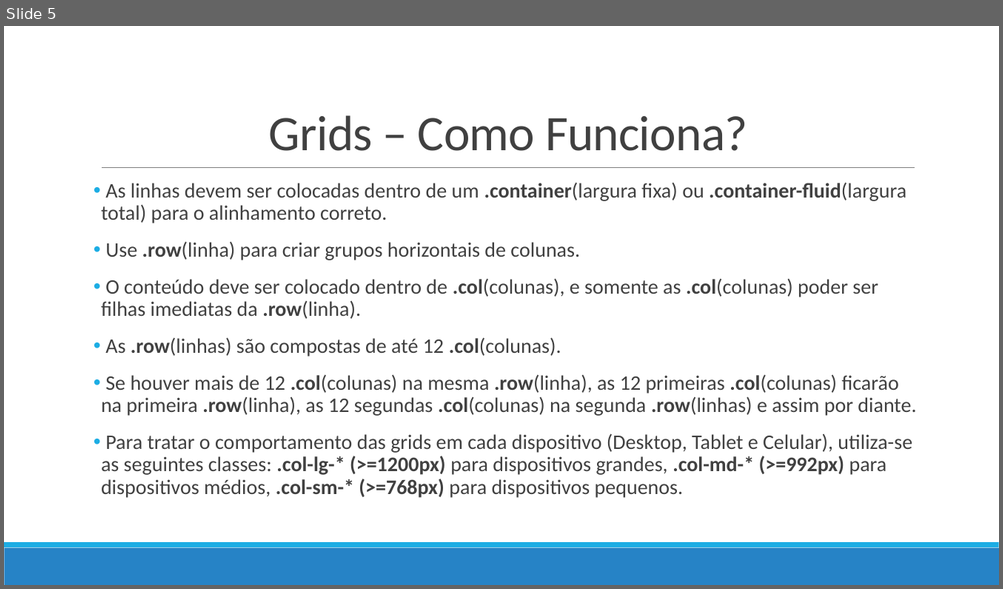
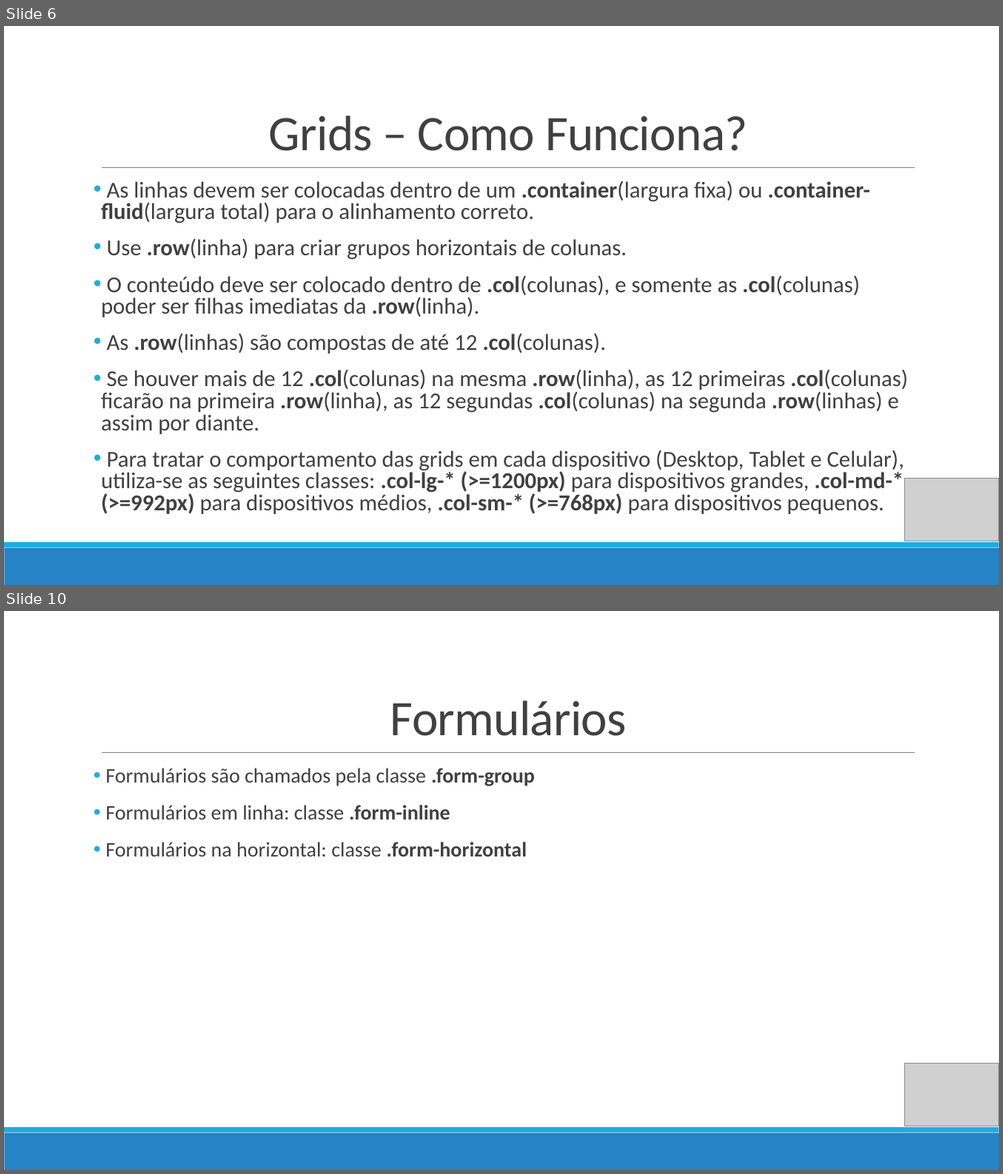
Before and after one commit to V1n1c1us/internetBootstrap, a slide deck: Aula-Bootstrap.pptx. Shown one above the other, each under a label of ours: slide 5 before the commit, slides 6 and 10 after it; the slides between them are not shown. The pictures are 1003x589 and 1003x1174 pixels, drawn with LibreOffice and Linux fonts; fonts in the diff are those of the drawing; grey boxes stand for pictures. Boxes give left, top, right and bottom in pixels: in the first picture for what was removed or moved away, otherwise in the second. Text is boxed around its words. In the diff, an @@ line names an element or a change of style, - is before the commit and + after.

```diff
--- a/Aula-Bootstrap.pptx
+++ b/Aula-Bootstrap.pptx
@@ slide 10 added at [4, 611, 999, 1170], background #FFFFFF; not listed: 3 template elements that a slide beside it also shows @@
@@ title added at [390, 701, 626, 736], 48 pt, text #404040 @@
+Formulários
@@ text added at [105, 768, 535, 857], 20 pt, text #404040 @@
+• Formulários são chamados pela classe .form-group
+• Formulários em linha: classe .form-inline
+• Formulários na horizontal: classe .form-horizontal
@@ picture added at [905, 1063, 999, 1127] @@
@@ what was slide 5 is now slide 6 @@
@@ slide 6 changed as well @@
@@ text "As linhas devem ser colocadas ..." at [101, 181, 908, 514]: size 20 to 22 pt; line spacing 0.9 to 0.8 @@
@@ picture added at [905, 478, 999, 542] @@
```
Also in this commit, not shown: 4 other slides changed, 8 other slides added, 1 slide removed.
